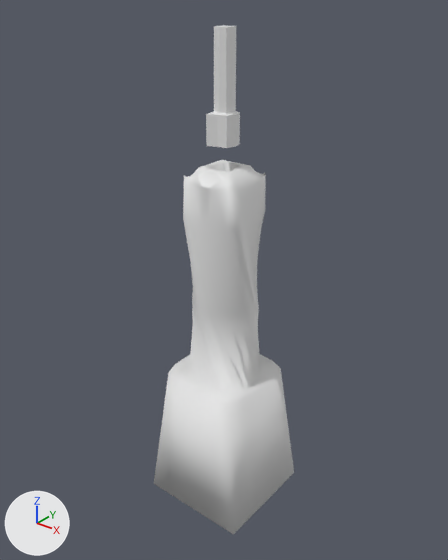
One commit to the COLLADA model media/entity/interruptor.dae: the scene before it, then after it.
Before and after are seen from a camera (50 mm lens) standing at (5.2, -6.52, 7.81) and looking at (-0.06, 0.05, 3.74). The lights are fixed; the arrows at lower left show +X, +Y and +Z.
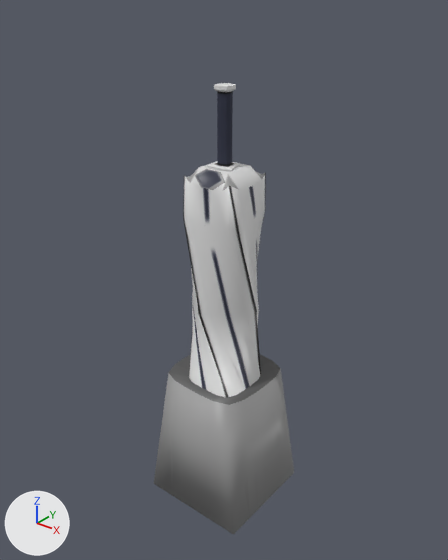
Diff of the bpy script that builds the scene:
```diff
--- a/media/entity/interruptor.dae.py
+++ b/media/entity/interruptor.dae.py
@@ img_interruptor_mano2_png @@
+img_interruptor_mano2_png = load_image('interruptor mano2.png', 'texts/interruptor mano2.png', 1024, 1024, 'sRGB')
@@ img_interruptor_mano_1_png @@
+img_interruptor_mano_1_png = load_image('interruptor mano 1.png', 'texts/interruptor mano 1.png', 1024, 1024, 'sRGB')
@@ mat_material @@
+mat_material = principled_material('Material')
+mat_material.texture = img_interruptor_mano2_png
+mat_material.roughness = 0.44
@@ mat_material_001 @@
+mat_material_001 = principled_material('Material.001')
+mat_material_001.texture = img_interruptor_mano_1_png
+mat_material_001.roughness = 0.9
@@ me_cube_004 @@
 # used by ob_cube_002; location = (0.0, 0.0, 6.0)
-me_cube_004.from_pydata(...)  # 34 vertices, 36 faces; spans x -0.18..0.18, y -0.22..0.21, z -0.2..1.28
+me_cube_004.from_pydata(...)  # 50 vertices, 52 faces; spans x -0.18..0.18, y -0.22..0.21, z -0.2..1.28
+# me_cube_004 part 1
+# 8 vertices are removed from x -0.12..0.12, y -0.12..0.12, z 0.24
+# 16 faces are deleted
+# 12 vertices are added at x -0.1..0.084, y -0.101..0.101, z 0.24..1.228
+# 6 new vertices lie (0.0, 0.0, -0.052) away from vertices in x -0.12..0.12, y -0.12..0.12, z 1.28
+# 6 new vertices lie (0.0, 0.0, 0.952) away from vertices in x -0.084..0.084, y -0.084..0.084, z 0.24
+# 32 new faces join them
+# me_cube_004 part 2: 20 faces spanning x -0.18..0.18, y -0.22..0.21, z -0.2..1.28 switch from no material to mat_material_001 (picture img_interruptor_mano_1_png)
@@ me_cube_002 @@
 me_cube_002.from_pydata(...)  # 214 vertices, 252 faces; spans x -0.88..0.88, y -0.88..0.88, z -0.1..5.5
+me_cube_002.materials.append(mat_material)  # picture img_interruptor_mano2_png
@@ ob_cube_002 @@
 ob_cube_002 = bpy.data.objects.new('Cube_002', me_cube_004)
-ob_cube_002.location = (0.0, 0.0, 6.0)
+ob_cube_002.location = (0.0, 0.0, 5.3)
+ob_cube_002.rotation_euler = (0.0, 0.0, 1.571)  # degrees (0, 0, 90)
```

Boxes [x1, y1, x2, y2] around the edits, measured in the pictures (448 x 560 px):
'Cube', recoloured (white to grey)
    both: [154, 160, 294, 534]
'Cube_002', reshaped, moved, turned
    before: [206, 25, 240, 148]
    after: [207, 83, 239, 172]
part 1 of me_cube_004, built on
    before: [208, 26, 240, 116]
    after: [207, 85, 239, 170]
part 2 of me_cube_004, recoloured
    before: [206, 25, 240, 148]
    after: [207, 83, 239, 172]
